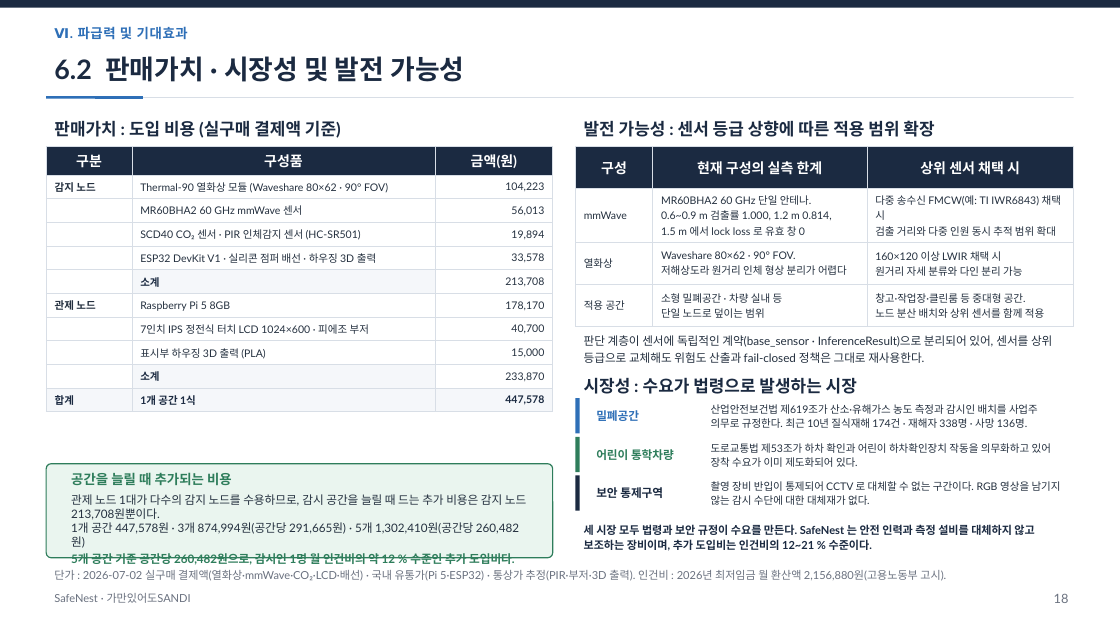
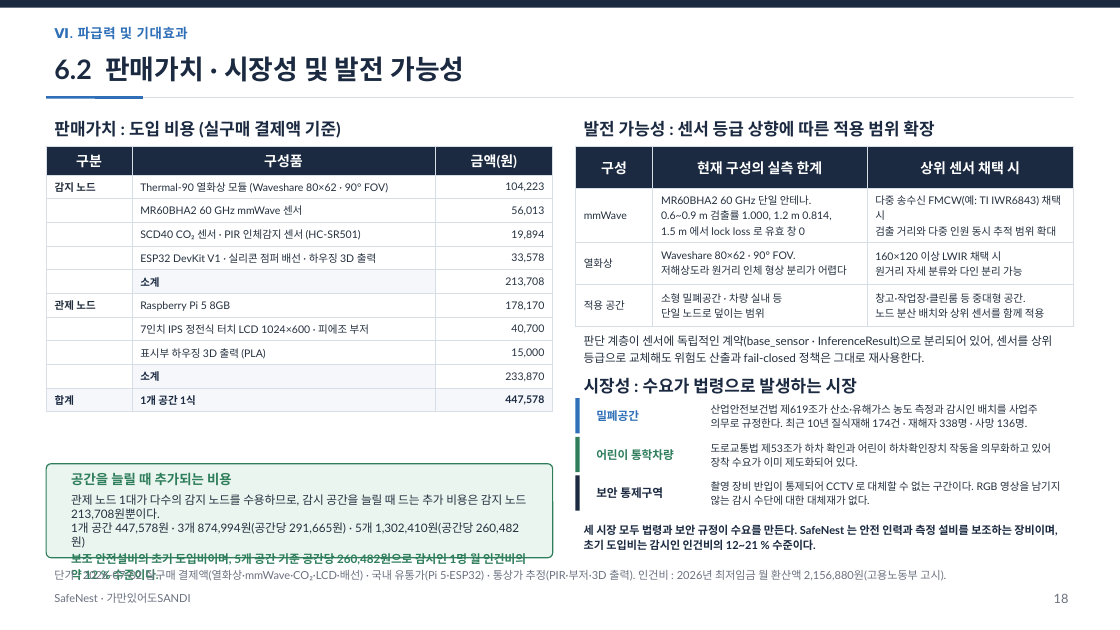
Before and after one commit to jinsu1011/safenest-embedded-competition, a slide deck: slide 19 of final-report/2026ESWContest_자유공모_가만있어도SANDI_개발완료보고서.pptx. Drawn at 1120x630 pixels with LibreOffice and Linux fonts; fonts in the diff are those of the drawing. Boxes give left, top, right and bottom in pixels: in the first picture for what was removed or moved away, otherwise in the second. Text is boxed around its words. In the diff, an @@ line names an element or a change of style, - is before the commit and + after.

```diff
--- a/final-report/2026ESWContest_자유공모_가만있어도SANDI_개발완료보고서.pptx
+++ b/final-report/2026ESWContest_자유공모_가만있어도SANDI_개발완료보고서.pptx
@@ text at (x1=71, y1=494, x2=526, y2=580): text changed @@
-관제 노드 1대가 다수의 감지 노드를 수용하므로, 감시 공간을 늘릴 때 드는 추가 비용은 감지 노드 213,708원뿐이다.
-1개 공간 447,578원 · 3개 874,994원(공간당 291,665원) · 5개 1,302,410원(공간당 260,482원)
-5개 공간 기준 공간당 260,482원으로, 감시인 1명 월 인건비의 약 12 % 수준인 추가 도입비다.
+관제 노드 1대가 다수의 감지 노드를 수용하므로, 감시 공간을 늘릴 때 드는 추가 비용은 감지 노드 213,708원뿐이다.
+1개 공간 447,578원 · 3개 874,994원(공간당 291,665원) · 5개 1,302,410원(공간당 260,482원)
+보조 안전설비의 초기 도입비이며, 5개 공간 기준 공간당 260,482원으로 감시인 1명 월 인건비의 약 12 % 수준이다.
@@ text at (x1=584, y1=524, x2=1057, y2=550): text changed @@
-세 시장 모두 법령과 보안 규정이 수요를 만든다. SafeNest 는 안전 인력과 측정 설비를 대체하지 않고 보조하는 장비이며, 추가 도입비는 인건비의 12~21 % 수준이다.
+세 시장 모두 법령과 보안 규정이 수요를 만든다. SafeNest 는 안전 인력과 측정 설비를 보조하는 장비이며, 초기 도입비는 감시인 인건비의 12~21 % 수준이다.
```
Also in this commit, not shown: 8 other slides changed, 12 other files.
